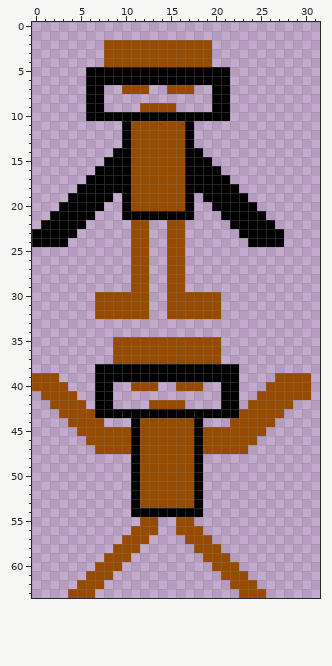
Pixel-art sprite, stored at assets/player1.png. This is how it looked before the edit.
The file is 32x64 pixels.
The same view after the edit:
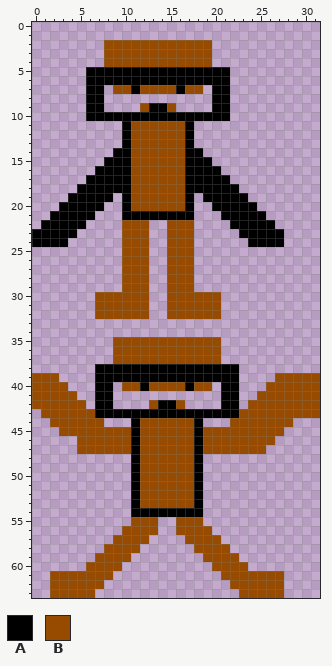
Palette (. is transparent): A #000000  B #964b00
The commit says: Character redesign
From old to new:
y 7: x 9 . -> B; x 11 B -> A; x 13..14 .. -> BB; x 16 B -> A; x 18 . -> B
y 9: x 13..14 BB -> AA
y 22..29: x 10 . -> B; x 17 . -> B
y 39: x 31 . -> B
y 40: x 10 . -> B; x 12 B -> A; x 14..15 .. -> BB; x 17 B -> A; x 19 . -> B; x 31 . -> B
y 41: x 0 . -> B; x 31 . -> B
y 42: x 0..1 .. -> BB; x 14..15 BB -> AA; x 29..31 ... -> BBB
y 43: x 1..2 .. -> BB; x 28..31 .... -> BBBB
y 44: x 2..3 .. -> BB; x 27..28 .. -> BB
y 45: x 3..4 .. -> BB; x 26..27 .. -> BB
y 46: x 5 . -> B; x 25..26 .. -> BB
y 47: x 5..6 .. -> BB; x 24..25 .. -> BB
y 55: x 11 . -> B; x 18 . -> B
y 56: x 10 . -> B; x 19 . -> B
y 57: x 9 . -> B; x 20 . -> B
y 58: x 8 . -> B; x 21 . -> B
y 59: x 7 . -> B; x 22 . -> B
y 60: x 6 . -> B; x 23 . -> B
y 61: x 2..5 .... -> BBBB; x 24..27 .... -> BBBB
y 62: x 2..4 ... -> BBB; x 25..27 ... -> BBB
y 63: x 2..3 .. -> BB; x 26..27 .. -> BB
